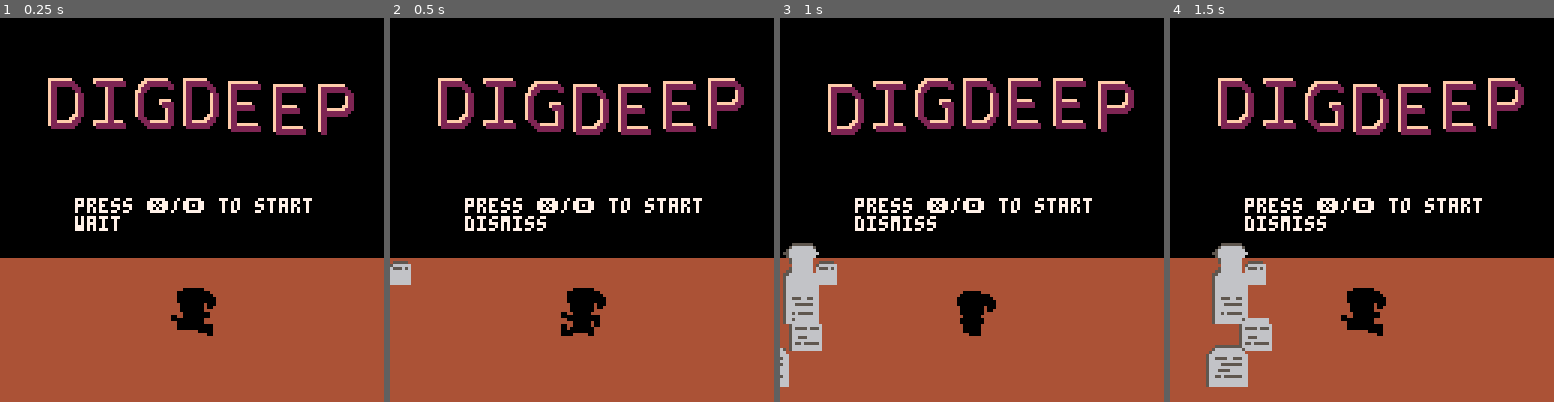
Above: before the commit, frames 1-4 (left to right).
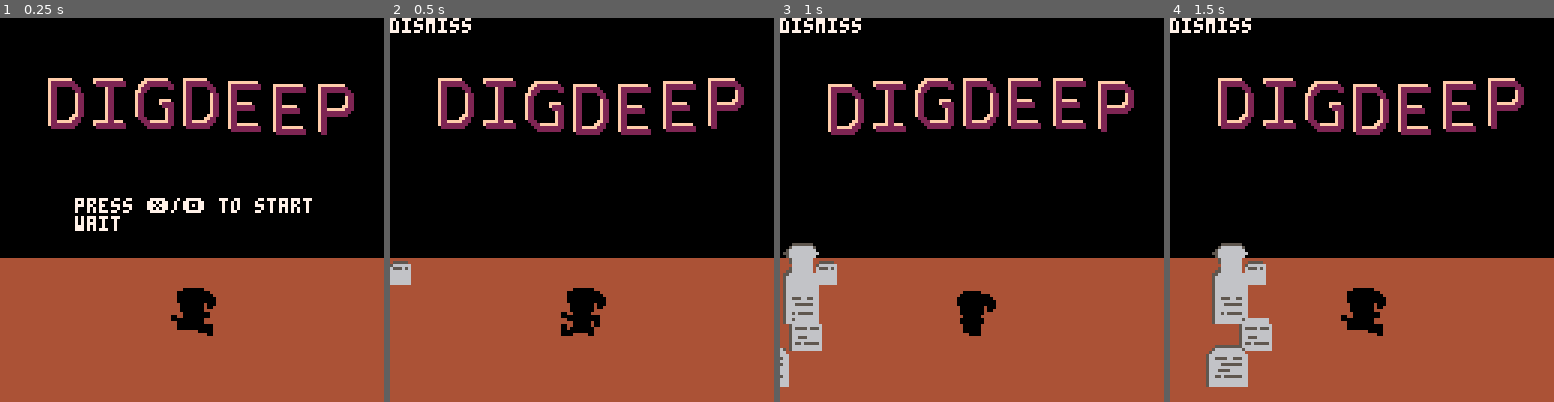
Above: after the commit, the same moments.

Repository: scottnm/collards.p8
Game: PICO-8 cartridge collards.p8
The game is run twice, just before and just after one commit, with the same random seed, the same clock (stepped at 60 frames per second) and the same inputs.
Inputs:
- Up to frame 1 (0.25 s): no input
- Up to frame 2 (0.5 s): tap X (X key) at 0.33 s
- Up to frame 3 (1 s): tap O (Z key) at 0.7 s
- Up to frame 4 (1.5 s): tap X (X key) at 1.07 s

Frame 1 is identical in both runs. In frame 2, 1.8% of the frame differs, in the area x 0-82%, y 0-56%; in frame 3, 1.8%; in frame 4, 1.8%.

Commit message:
only print buttton prompt until you press it

Diff:
--- a/pregame.lua
+++ b/pregame.lua
@@ -153,8 +153,10 @@
     draw_title_text(Colors.Tan, 21, 31)
     draw_title_text(Colors.Maroon, 22, 32)
 
-   print("press \151/\142 to start", 25, 60, Colors.White)
-   print(g_subphase, Colors.White)
+    if g_subphase == "wait" then
+        print("press \151/\142 to start", 25, 60, Colors.White)
+    end
+    print(g_subphase, Colors.White)
 end
 
 -- NOTE TO SELF: BROKEN NOTES
